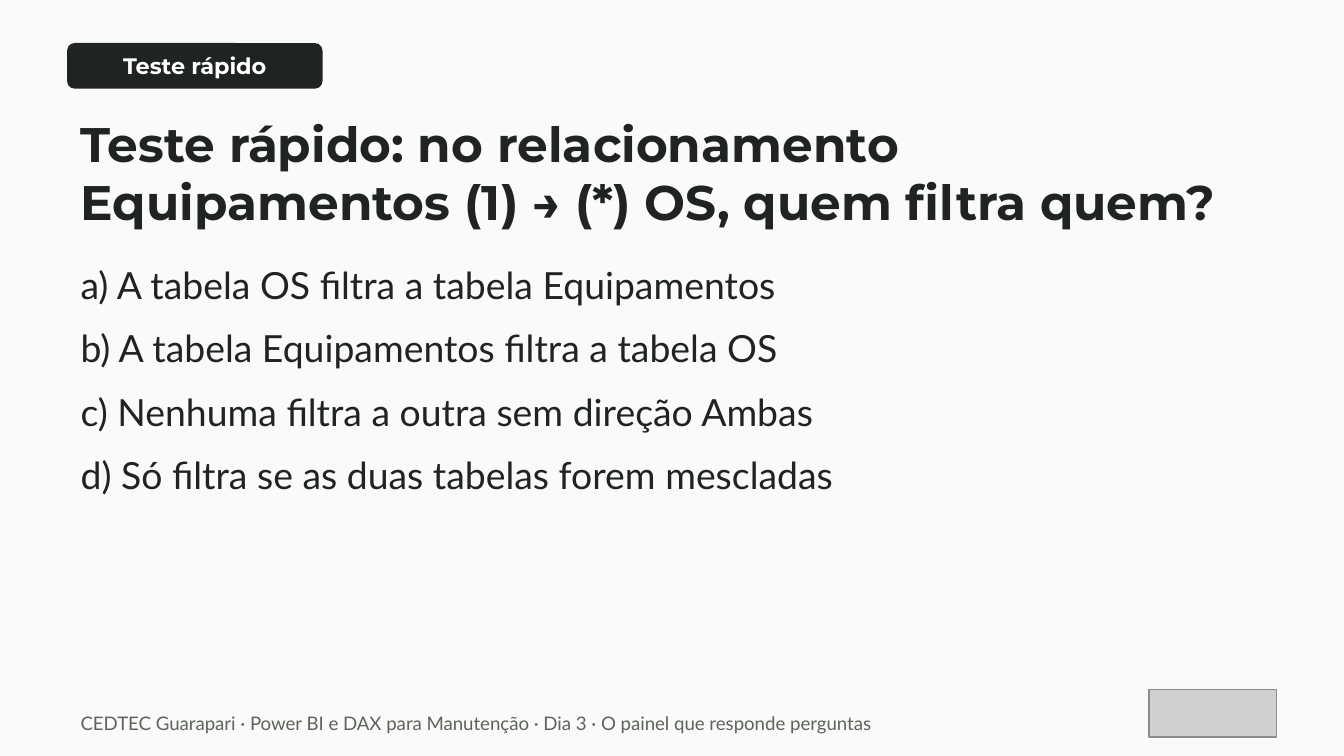
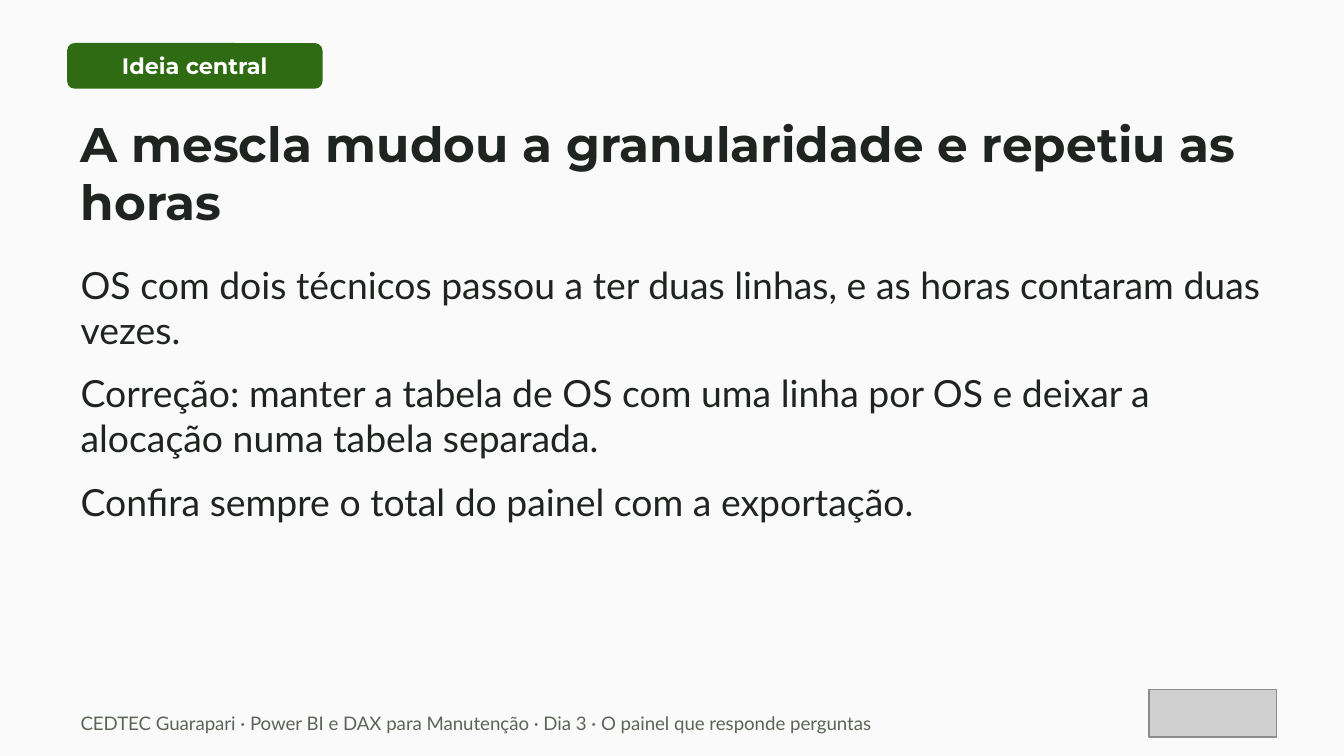
Before and after one commit to IsraelMdc/Curso_PowerBI_Dax, a slide deck: slide 24 of Aulas/Power BI e DAX para Manutenção — Dia 3 · O painel que responde perguntas.pptx (slide 9 before the commit). Drawn at 1344x756 pixels with LibreOffice and Linux fonts; fonts in the diff are those of the drawing; grey boxes stand for pictures. Boxes give left, top, right and bottom in pixels: in the first picture for what was removed or moved away, otherwise in the second. Text is boxed around its words. In the diff, an @@ line names an element or a change of style, - is before the commit and + after.

```diff
--- a/Aulas/Power BI e DAX para Manutenção — Dia 3 · O painel que responde perguntas.pptx
+++ b/Aulas/Power BI e DAX para Manutenção — Dia 3 · O painel que responde perguntas.pptx
@@ rounded rectangle "Ideia central" at box(67, 43, 323, 89): fill #1F2420 to #2F6B12 @@
@@ text in rounded rectangle at box(122, 56, 268, 74): text changed @@
-Teste rápido
+Ideia central
@@ text at box(81, 124, 1236, 221): text changed @@
-Teste rápido: no relacionamento Equipamentos (1) → (*) OS, quem filtra quem?
+A mescla mudou a granularidade e repetiu as horas
@@ text at box(81, 271, 1261, 523): text changed @@
-a) A tabela OS filtra a tabela Equipamentos
-b) A tabela Equipamentos filtra a tabela OS
-c) Nenhuma filtra a outra sem direção Ambas
-d) Só filtra se as duas tabelas forem mescladas
+OS com dois técnicos passou a ter duas linhas, e as horas contaram duas vezes.
+Correção: manter a tabela de OS com uma linha por OS e deixar a alocação numa tabela separada.
+Confira sempre o total do painel com a exportação.
```
Also in this commit, not shown: 24 other slides changed, 1 slide added, 10 slides removed, 4 other files.
